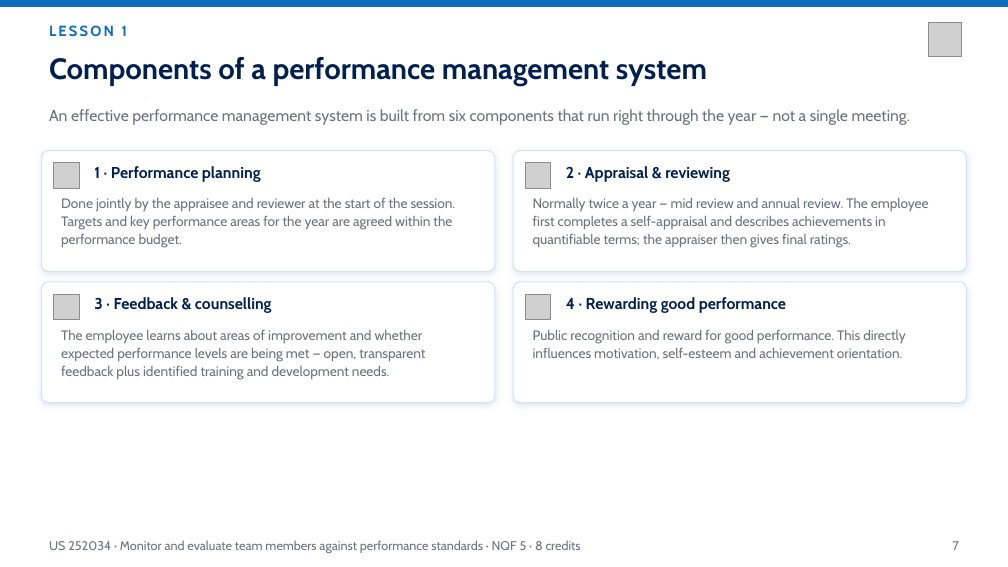
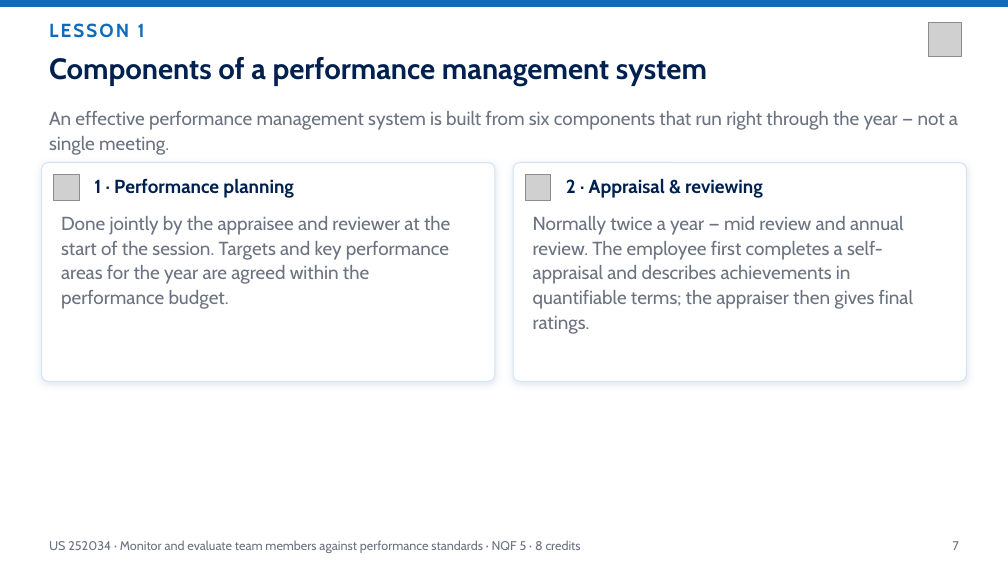
Before and after one commit to andrekyle/ITsystemsupport, a slide deck: slide 7 of public/downloads/US-252034-Monitor-Evaluate-Performance.pptx. Drawn at 1008x567 pixels with LibreOffice and Linux fonts; fonts in the diff are those of the drawing; grey boxes stand for pictures. Boxes give left, top, right and bottom in pixels: in the first picture for what was removed or moved away, otherwise in the second. Text is boxed around its words. In the diff, an @@ line names an element or a change of style, - is before the commit and + after.

Commit message:
Deck standard: 18pt minimum with measured no-overflow layout, quizzes removed from decks; 252034 regenerated (49 slides / 44 pages)

```diff
--- a/public/downloads/US-252034-Monitor-Evaluate-Performance.pptx
+++ b/public/downloads/US-252034-Monitor-Evaluate-Performance.pptx
@@ text "LESSON 1" at (49, 23, 145, 38): size 14 to 18 pt @@
@@ rounded rectangle: place and size @@
-rounded rectangle at (42, 150, 495, 271)
+rounded rectangle at (42, 163, 495, 382)
@@ rounded rectangle at (42, 163, 495, 382): proportions changed @@
@@ picture: place and size @@
-picture at (54, 163, 79, 188)
+picture at (54, 175, 79, 200)
@@ text "1 · Performance planning": place and size @@
-text "1 · Performance planning" at (94, 166, 261, 182)
+text "1 · Performance planning" at (94, 178, 293, 198)
@@ rounded rectangle at (513, 163, 967, 382): proportions changed @@
@@ rounded rectangle: place and size @@
-rounded rectangle at (513, 150, 967, 271)
+rounded rectangle at (513, 163, 967, 382)
@@ picture: place and size @@
-picture at (526, 163, 551, 188)
+picture at (526, 175, 551, 200)
@@ size 15 to 18 pt in 3 elements at (49, 111, 958, 155), (94, 178, 293, 198), (566, 178, 763, 198) @@
@@ text "2 · Appraisal & reviewing": place and size @@
-text "2 · Appraisal & reviewing" at (566, 166, 730, 182)
+text "2 · Appraisal & reviewing" at (566, 178, 763, 198)
@@ text "Done jointly by the appraisee ...": place and size @@
-text "Done jointly by the appraisee ..." at (61, 198, 456, 248)
+text "Done jointly by the appraisee ..." at (61, 216, 450, 309)
@@ text "Done jointly by the appraisee ..." at (61, 216, 450, 309): size 13 to 18 pt @@
@@ text "Normally twice a year — ..." at (533, 216, 913, 334): size 13 to 18 pt @@
@@ text "Normally twice a year — ...": place and size @@
-text "Normally twice a year — ..." at (533, 198, 929, 248)
+text "Normally twice a year — ..." at (533, 216, 913, 334)
@@ rounded rectangle removed at (42, 282, 495, 403) @@
@@ picture removed at (54, 294, 79, 320) @@
@@ text removed at (94, 297, 272, 313) @@
-3 · Feedback & counselling
@@ rounded rectangle removed at (513, 282, 967, 403) @@
@@ picture removed at (526, 294, 551, 320) @@
@@ text removed at (566, 297, 786, 313) @@
-4 · Rewarding good performance
@@ text removed at (61, 330, 425, 380) @@
-The employee learns about areas of improvement and whether expected performance levels are being met — open, transparent feedback plus identified training and development needs.
@@ text removed at (533, 330, 905, 359) @@
-Public recognition and reward for good performance. This directly influences motivation, self-esteem and achievement orientation.
```
Also in this commit, not shown: 32 other slides changed, 15 slides added, 34 slides removed, 4 other files.
